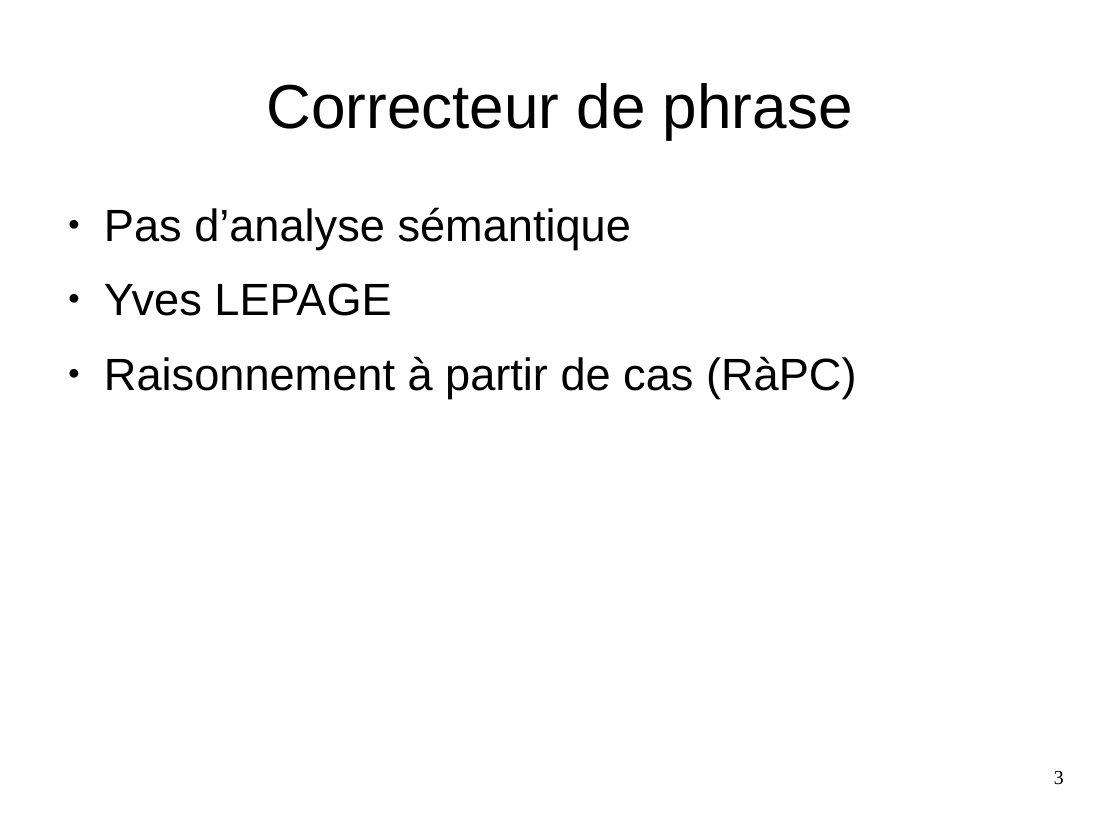
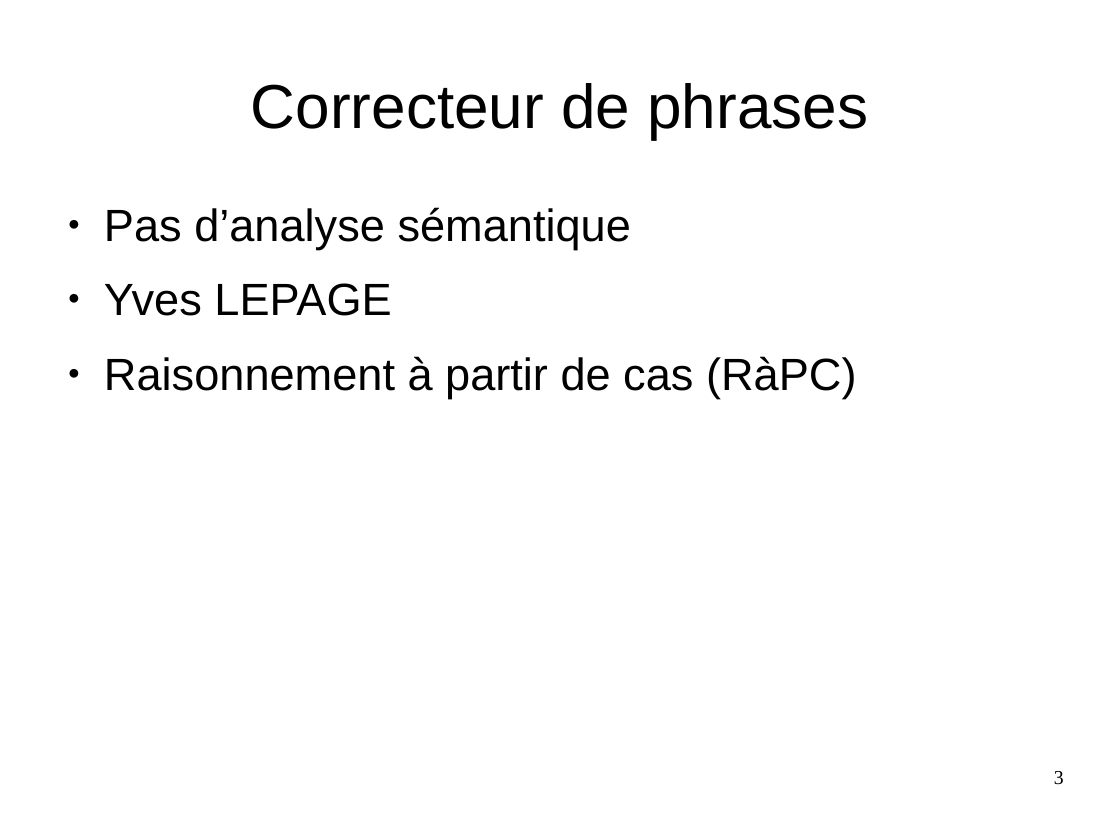
Before and after one commit to Sle3pingForest/StageL3, a slide deck: slide 3 of RapportAndre/Pres.odp. Drawn at 1120x840 pixels with LibreOffice and Linux fonts; fonts in the diff are those of the drawing. Boxes give left, top, right and bottom in pixels: in the first picture for what was removed or moved away, otherwise in the second. Text is boxed around its words. In the diff, an @@ line names an element or a change of style, - is before the commit and + after.

```diff
--- a/RapportAndre/Pres.odp
+++ b/RapportAndre/Pres.odp
@@ title at (x1=251, y1=83, x2=868, y2=139): text changed @@
-Correcteur de phrase
+Correcteur de phrases
```
Also in this commit, not shown: 8 other slides changed, 2 slides added, 2 slides removed, 2 other files.
